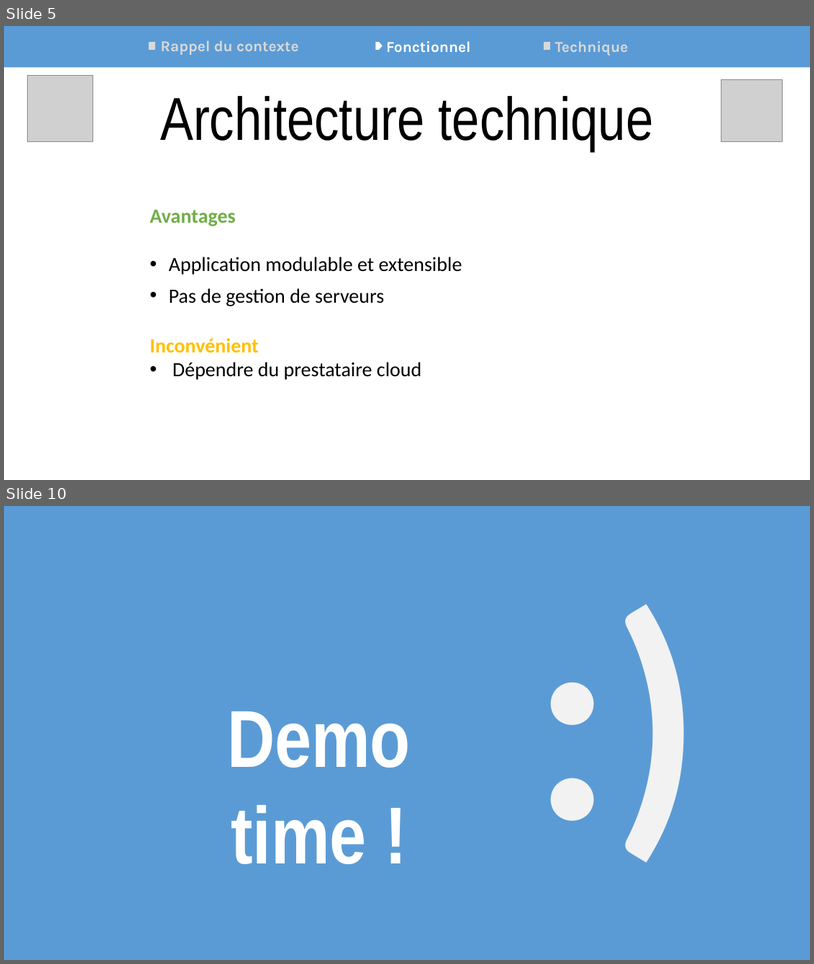
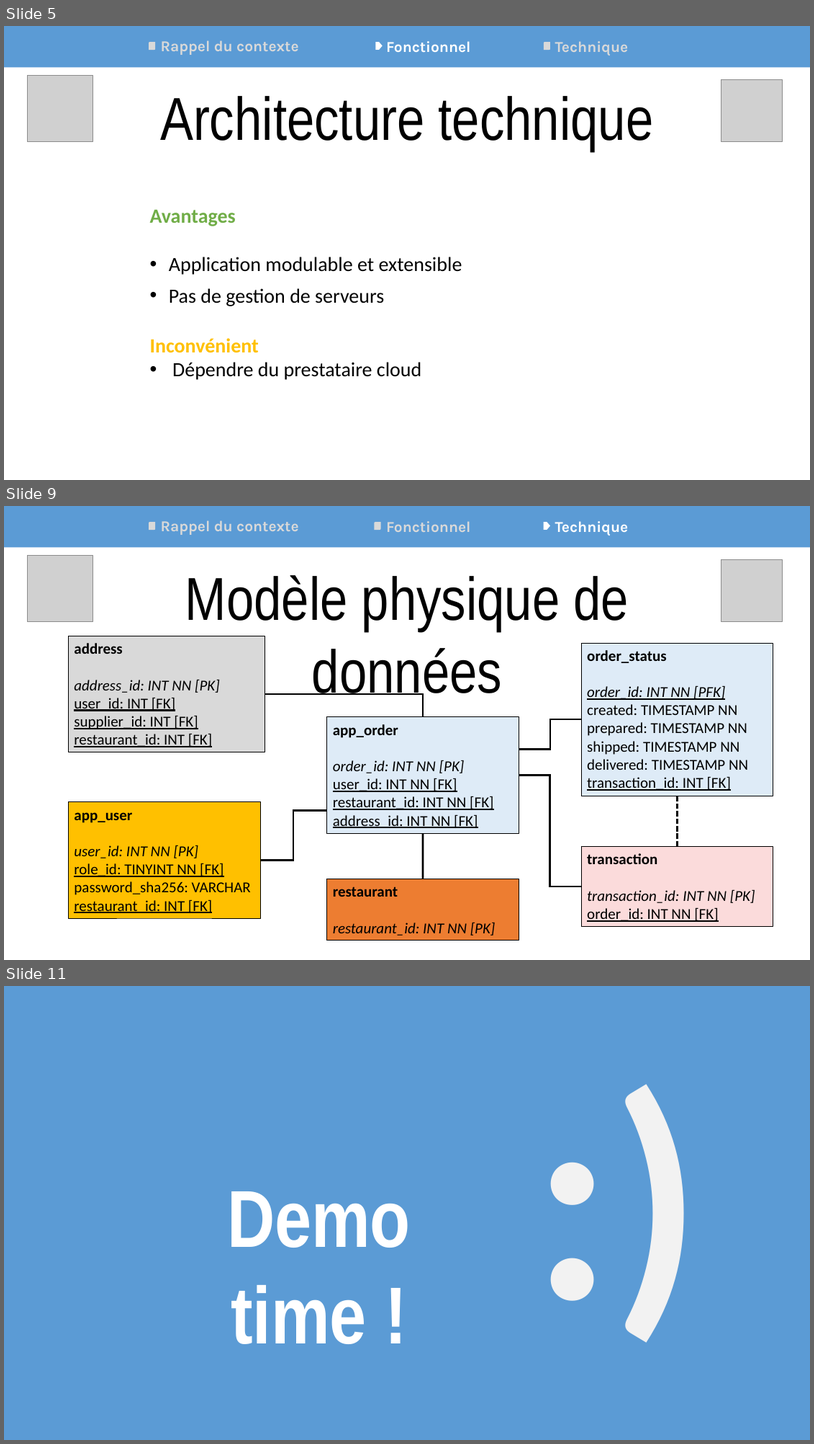
Before and after one commit to Synkied/OC_Projet-6, a slide deck: doc/Projet6_OCPizza_Arguments.pptx. Shown one above the other, each under a label of ours: slides 5 and 10 before the commit, slides 5, 9 and 11 after it; the slides between them are not shown. The pictures are 814x964 and 814x1444 pixels, drawn with LibreOffice and Linux fonts; fonts in the diff are those of the drawing; grey boxes stand for pictures. Boxes give left, top, right and bottom in pixels: in the first picture for what was removed or moved away, otherwise in the second. Text is boxed around its words. In the diff, an @@ line names an element or a change of style, - is before the commit and + after.

```diff
--- a/doc/Projet6_OCPizza_Arguments.pptx
+++ b/doc/Projet6_OCPizza_Arguments.pptx
@@ slide 9 added at (4, 506, 810, 960), background #FFFFFF @@
@@ rectangle added at (4, 506, 810, 547), fill #5B9BD5 @@
@@ round diag rect added at (149, 522, 155, 530), fill #D9D9D9 @@
@@ text added at (161, 520, 298, 535), 18 pt, text #D9D9D9, bold @@
+Rappel du contexte
@@ round diag rect added at (374, 522, 381, 530), fill #D9D9D9 @@
@@ text added at (386, 521, 471, 532), 18 pt, text #D9D9D9, bold @@
+Fonctionnel
@@ pentagon arrow added at (543, 522, 550, 530), fill #FFFFFF @@
@@ text added at (556, 521, 629, 536), 18 pt, text #FFFFFF, bold @@
+Technique
@@ picture added at (27, 556, 93, 621) @@
@@ picture added at (721, 560, 783, 621) @@
@@ text added at (185, 575, 630, 703), 72 pt, text #000000 @@
+Modèle physique de données
@@ rectangle added at (68, 636, 265, 752), fill #D9D9D9, outline #000000 0.75 pt, 18 pt, text #000000, underline @@
+address
+address_id: INT NN [PK]
+user_id: INT [FK]
+supplier_id: INT [FK]
+restaurant_id: INT [FK]
@@ rectangle added at (581, 643, 774, 795), fill #DEEBF7, outline #000000 0.75 pt, 18 pt, text #000000 @@
+order_status
+order_id: INT NN [PFK]
+created: TIMESTAMP NN
+prepared: TIMESTAMP NN
+shipped: TIMESTAMP NN
+delivered: TIMESTAMP NN
+transaction_id: INT [FK]
@@ elbow line added from (423, 717) to (265, 694), #000000 2.25 pt @@
@@ rectangle added at (327, 717, 520, 834), fill #DEEBF7, outline #000000 0.75 pt, 18 pt, text #000000, underline @@
+app_order
+order_id: INT NN [PK]
+user_id: INT NN [FK]
+restaurant_id: INT NN [FK]
+address_id: INT NN [FK]
@@ elbow line added from (520, 749) to (581, 719), #000000 2.25 pt @@
@@ elbow line added from (520, 775) to (581, 886), #000000 2.25 pt @@
@@ rectangle added at (68, 802, 260, 918), fill #FFC000, outline #000000 0.75 pt, 18 pt, text #000000 @@
+app_user
+user_id: INT NN [PK]
+role_id: TINYINT NN [FK]
+password_sha256: VARCHAR
+restaurant_id: INT [FK]
@@ line added from (678, 847) to (678, 795), #000000 2.25 pt dashed @@
@@ elbow line added from (327, 811) to (260, 860), #000000 2.25 pt @@
@@ line added from (423, 834) to (423, 879), #000000 2.25 pt @@
@@ rectangle added at (581, 847, 774, 926), fill #FBDBDB, outline #000000 0.75 pt, 18 pt, text #000000 @@
+transaction
+transaction_id: INT NN [PK]
+order_id: INT NN [FK]
@@ rectangle added at (327, 879, 520, 939), fill #ED7D31, outline #000000 0.75 pt, 18 pt, text #000000, italic @@
+restaurant
+restaurant_id: INT NN [PK]
@@ what was slide 10 is now slide 11 @@
```
Also in this commit, not shown: 5 slides changed, 15 other files.
